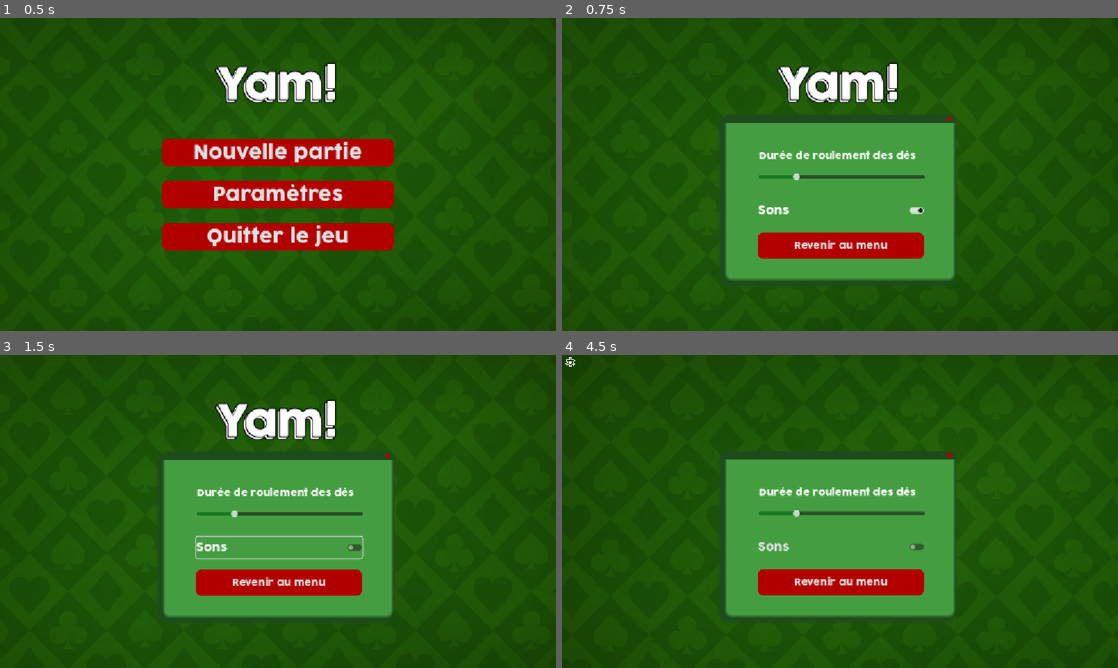
Above: before the commit, frames 1-4 (two rows, left to right).
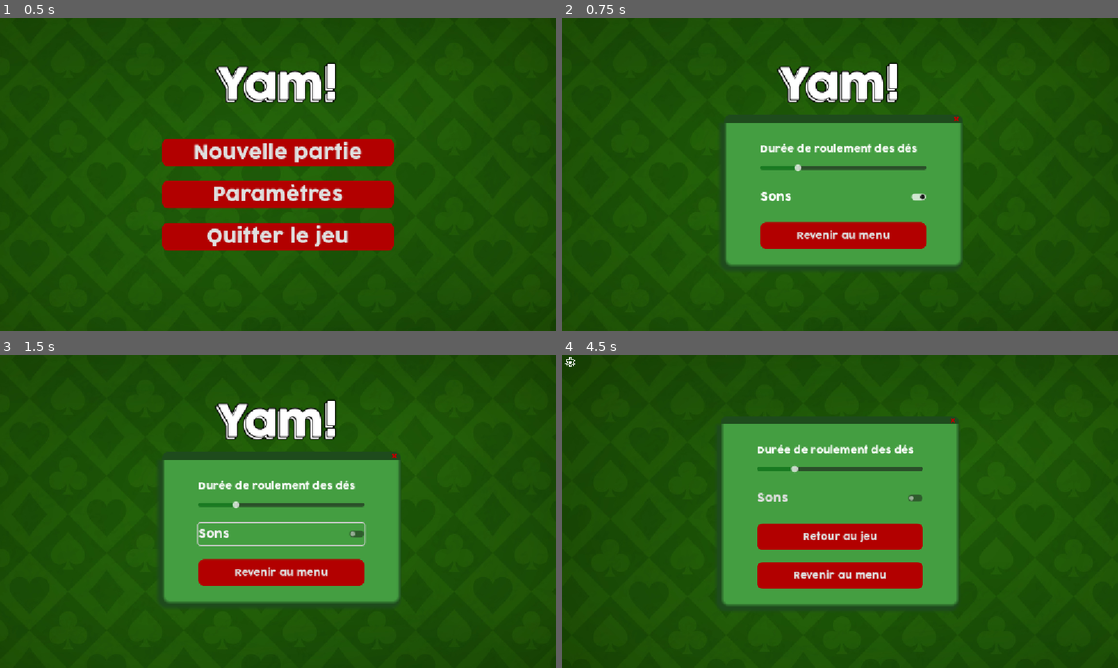
Above: after the commit, the same moments.

Repository: LaClimSx/Yam
Game: Godot game, scene res://scenes/menu.tscn
Same seed, same stepped clock (60 frames per second), same inputs: the game is played once before the commit and once after it.
Inputs (mouse positions are in pixels of both pictures, inside the frame that each line leads up to):
- Up to frame 1 (0.5 s): no input
- Up to frame 2 (0.75 s): click "Paramètres" at 0.5 s
- Up to frame 3 (1.5 s): click "Sons" at 1.25 s
- Up to frame 4 (4.5 s): click "Revenir au menu" at 2 s; click "Nouvelle partie" at 2.75 s; click "Commencer" at 3.5 s; click (573, 361) at 4.25 s

Frame 1 is identical in both runs. In frame 2, 7.4% of the frame differs, in the area x 29-72%, y 31-85%; in frame 3, 7.9%; in frame 4, 13%, in the area x 28-72%, y 19-85%.

Commit message:
update settings panels + tooltips

Diff:
--- a/art/themes/player_theme.tres
+++ b/art/themes/player_theme.tres
@@ -1,6 +1,7 @@
-[gd_resource type="Theme" load_steps=6 format=3 uid="uid://cuk8ltl1vmf5r"]
+[gd_resource type="Theme" load_steps=7 format=3 uid="uid://cuk8ltl1vmf5r"]
 
 [ext_resource type="FontFile" uid="uid://dt6is4otshqa" path="res://art/fonts/Nougat-ExtraBlack.ttf" id="1_0c6fn"]
+[ext_resource type="FontFile" uid="uid://j83fnibiuikt" path="res://art/fonts/KGRedHands.ttf" id="1_ptdtd"]
 
 [sub_resource type="StyleBoxEmpty" id="StyleBoxEmpty_0c6fn"]
 
@@ -49,3 +50,4 @@
 Button/styles/focus = SubResource("StyleBoxFlat_0c6fn")
 Button/styles/hover = SubResource("StyleBoxFlat_ptdtd")
 Button/styles/normal = SubResource("StyleBoxFlat_3vyb7")
+TooltipLabel/fonts/font = ExtResource("1_ptdtd")
--- a/scenes/main.tscn
+++ b/scenes/main.tscn
@@ -555,18 +555,16 @@
 
 [node name="SettingsPanel" parent="." instance=ExtResource("16_jbj1t")]
 visible = false
-layout_mode = 0
-anchors_preset = 0
-anchor_left = 0.0
-anchor_top = 0.0
-anchor_right = 0.0
-anchor_bottom = 0.0
-offset_left = 336.0
-offset_top = 200.0
-offset_right = 816.0
-offset_bottom = 458.0
-grow_horizontal = 1
-grow_vertical = 1
+layout_mode = 1
+anchors_preset = 8
+anchor_left = 0.5
+anchor_top = 0.5
+anchor_right = 0.5
+anchor_bottom = 0.5
+offset_left = -247.0
+offset_top = -197.0
+offset_right = 247.0
+offset_bottom = 197.0
 
 [connection signal="pressed" from="SettingsButton" to="." method="_on_settings_button_pressed"]
 [connection signal="pressed" from="Board/ButtonsLayout/ThrowButton" to="." method="_on_throw_button_pressed"]
--- a/scenes/menu.tscn
+++ b/scenes/menu.tscn
@@ -199,11 +199,6 @@
 [node name="SettingsPanel" parent="." instance=ExtResource("6_g3eks")]
 visible = false
 layout_mode = 0
-anchors_preset = 0
-anchor_left = 0.0
-anchor_top = 0.0
-anchor_right = 0.0
-anchor_bottom = 0.0
 offset_left = 336.0
 offset_top = 201.0
 offset_right = 816.0
--- a/scenes/player.tscn
+++ b/scenes/player.tscn
@@ -19,35 +19,47 @@
 [node name="NormalHands" type="Label" parent="."]
 custom_minimum_size = Vector2(0, 27)
 layout_mode = 2
+tooltip_text = "Si le total des points des mains sandard est supérieur ou égal à 63,
+un bonus de 37 points est ajouté au total"
+mouse_filter = 1
 horizontal_alignment = 1
 
 [node name="One" type="Button" parent="."]
 custom_minimum_size = Vector2(0, 23)
 layout_mode = 2
+tooltip_text = "La somme des 1 de votre main"
 
 [node name="Two" type="Button" parent="."]
 custom_minimum_size = Vector2(0, 23)
 layout_mode = 2
+tooltip_text = "La somme des 2 de votre main"
 
 [node name="Three" type="Button" parent="."]
 custom_minimum_size = Vector2(0, 23)
 layout_mode = 2
+tooltip_text = "La somme des 3 de votre main"
 
 [node name="Four" type="Button" parent="."]
 custom_minimum_size = Vector2(0, 23)
 layout_mode = 2
+tooltip_text = "La somme des 4 de votre main"
 
 [node name="Five" type="Button" parent="."]
 custom_minimum_size = Vector2(0, 23)
 layout_mode = 2
+tooltip_text = "La somme des 5 de votre main"
 
 [node name="Six" type="Button" parent="."]
 custom_minimum_size = Vector2(0, 23)
 layout_mode = 2
+tooltip_text = "La somme des 6 de votre main"
 
 [node name="NormalTotal" type="Label" parent="."]
 custom_minimum_size = Vector2(0, 27)
 layout_mode = 2
+tooltip_text = "Si le total des points des mains sandard est supérieur ou égal à 63,
+un bonus de 37 points est ajouté au total"
+mouse_filter = 1
 theme_override_font_sizes/font_size = 18
 text = "0"
 horizontal_alignment = 1
@@ -60,34 +72,52 @@
 [node name="LittleStraight" type="Button" parent="."]
 custom_minimum_size = Vector2(0, 23)
 layout_mode = 2
+tooltip_text = "Une petite suite est réalisée si votre main est composée de 1, 2, 3, 4 et 5.
+Elle rapporte 30 points"
 
 [node name="BigStraight" type="Button" parent="."]
 custom_minimum_size = Vector2(0, 23)
 layout_mode = 2
+tooltip_text = "Une grande suite est réalisée si votre main est composée de 2, 3, 4, 5 et 6.
+Elle rapporte 30 points"
 
 [node name="Triangle" type="Button" parent="."]
 custom_minimum_size = Vector2(0, 23)
 layout_mode = 2
+tooltip_text = "Un brelan est obtenu si votre main comporte au moins 3 fois le même dé.
+Il rapporte le total de la somme des dés"
 
 [node name="Full" type="Button" parent="."]
 custom_minimum_size = Vector2(0, 23)
 layout_mode = 2
+tooltip_text = "Un full est obtenu si votre main comporte un triplé et une paire de dés (yam compris).
+Il rapporte 25 points"
 
 [node name="Square" type="Button" parent="."]
 custom_minimum_size = Vector2(0, 23)
 layout_mode = 2
+tooltip_text = "Un carré est obtenu si votre main comporte au moins 4 fois le même dé.
+Il rapporte 40 points"
 
 [node name="Yam" type="Button" parent="."]
 custom_minimum_size = Vector2(0, 23)
 layout_mode = 2
+tooltip_text = "Un yam est obtenu si votre main comporte 5 fois le même dé.
+Il rapporte 50 points"
 
 [node name="Plus" type="Button" parent="."]
 custom_minimum_size = Vector2(0, 23)
 layout_mode = 2
+tooltip_text = "Le plus et le moins vont de paire.
+Si vous n'avez pas encore joué le moins ou que la somme des dés est supérieure ou égale au moins,
+le plus rapporte cette somme"
 
 [node name="Minus" type="Button" parent="."]
 custom_minimum_size = Vector2(0, 23)
 layout_mode = 2
+tooltip_text = "Le plus et le moins vont de paire.
+Si vous n'avez pas encore joué le plus ou que la somme des dés est inférieure ou égale au moins,
+le moins rapporte cette somme"
 
 [node name="ComplexTotal" type="Label" parent="."]
 custom_minimum_size = Vector2(0, 27)
@@ -99,6 +129,9 @@
 [node name="Total" type="Label" parent="."]
 custom_minimum_size = Vector2(0, 30)
 layout_mode = 2
+tooltip_text = "Si le total des points des mains sandard est supérieur ou égal à 63,
+un bonus de 37 points est ajouté au total"
+mouse_filter = 1
 theme_override_font_sizes/font_size = 20
 text = "0"
 horizontal_alignment = 1
--- a/scenes/settings_panel.tscn
+++ b/scenes/settings_panel.tscn
@@ -4,51 +4,37 @@
 [ext_resource type="Theme" uid="uid://dyo1wb3t733tx" path="res://art/themes/main_theme.tres" id="1_tl2iu"]
 [ext_resource type="Script" uid="uid://bwdv6ol4tp7bk" path="res://scripts/settings_panel.gd" id="2_54ti7"]
 
-[sub_resource type="StyleBoxFlat" id="StyleBoxFlat_bu2hm"]
+[sub_resource type="StyleBoxFlat" id="StyleBoxFlat_i6lef"]
+bg_color = Color(0.116223, 0.294445, 0.109871, 1)
+corner_radius_top_left = 12
+corner_radius_top_right = 12
+
+[sub_resource type="StyleBoxFlat" id="StyleBoxFlat_54ti7"]
 bg_color = Color(0.266667, 0.619608, 0.254902, 1)
 border_width_left = 7
-border_width_top = 7
 border_width_right = 7
 border_width_bottom = 7
 border_color = Color(0.138554, 0.340711, 0.131379, 1)
 border_blend = true
-corner_radius_top_left = 15
-corner_radius_top_right = 15
 corner_radius_bottom_right = 15
 corner_radius_bottom_left = 15
 shadow_color = Color(0.116223, 0.294445, 0.109871, 1)
 shadow_size = 9
 shadow_offset = Vector2(-5, 5)
 
-[sub_resource type="StyleBoxFlat" id="StyleBoxFlat_i6lef"]
-bg_color = Color(0.116223, 0.294445, 0.109871, 1)
-corner_radius_top_left = 12
-corner_radius_top_right = 12
-
-[node name="SettingsPanel" type="Panel"]
+[node name="SettingsPanel" type="VBoxContainer"]
 custom_minimum_size = Vector2(480, 344)
-anchors_preset = 8
-anchor_left = 0.5
-anchor_top = 0.5
-anchor_right = 0.5
-anchor_bottom = 0.5
-offset_left = -240.0
-offset_top = -74.0
-offset_right = 240.0
-offset_bottom = 270.0
+offset_right = 494.0
+offset_bottom = 344.0
 grow_horizontal = 2
 grow_vertical = 2
 theme = ExtResource("1_tl2iu")
-theme_override_styles/panel = SubResource("StyleBoxFlat_bu2hm")
+theme_override_constants/separation = 0
 script = ExtResource("2_54ti7")
 
 [node name="TopBar" type="Panel" parent="."]
-custom_minimum_size = Vector2(0, 16)
-layout_mode = 1
-anchors_preset = 10
-anchor_right = 1.0
-offset_bottom = 16.0
-grow_horizontal = 2
+custom_minimum_size = Vector2(480, 16)
+layout_mode = 2
 theme_override_styles/panel = SubResource("StyleBoxFlat_i6lef")
 
 [node name="CloseSettings" type="TextureButton" parent="TopBar"]
@@ -68,47 +54,64 @@
 ignore_texture_size = true
 stretch_mode = 4
 
-[node name="SpeedLabel" type="Label" parent="."]
-layout_mode = 0
-offset_left = 72.0
-offset_top = 70.0
-offset_right = 416.0
-offset_bottom = 99.0
+[node name="PanelContainer" type="PanelContainer" parent="."]
+layout_mode = 2
+theme_override_styles/panel = SubResource("StyleBoxFlat_54ti7")
+
+[node name="MarginContainer" type="MarginContainer" parent="PanelContainer"]
+layout_mode = 2
+theme_override_constants/margin_left = 68
+theme_override_constants/margin_top = 40
+theme_override_constants/margin_right = 68
+theme_override_constants/margin_bottom = 30
+
+[node name="VBoxContainer" type="VBoxContainer" parent="PanelContainer/MarginContainer"]
+custom_minimum_size = Vector2(344, 0)
+layout_mode = 2
+theme_override_constants/separation = 30
+
+[node name="SpeedVBox" type="VBoxContainer" parent="PanelContainer/MarginContainer/VBoxContainer"]
+layout_mode = 2
+theme_override_constants/separation = 16
+
+[node name="SpeedLabel" type="Label" parent="PanelContainer/MarginContainer/VBoxContainer/SpeedVBox"]
+layout_mode = 2
 theme_override_font_sizes/font_size = 20
 text = "Durée de roulement des dés"
 
-[node name="SpeedSlider" type="HSlider" parent="."]
-layout_mode = 0
-offset_left = 72.0
-offset_top = 120.0
-offset_right = 416.0
-offset_bottom = 136.0
+[node name="SpeedSlider" type="HSlider" parent="PanelContainer/MarginContainer/VBoxContainer/SpeedVBox"]
+custom_minimum_size = Vector2(0, 16)
+layout_mode = 2
 min_value = 1.0
 max_value = 15.0
 value = 4.0
 ticks_on_borders = true
 
-[node name="SoundSettings" type="CheckButton" parent="."]
+[node name="SoundSettings" type="CheckButton" parent="PanelContainer/MarginContainer/VBoxContainer"]
 custom_minimum_size = Vector2(0, 45)
-layout_mode = 0
-offset_left = 70.0
-offset_top = 175.0
-offset_right = 415.0
-offset_bottom = 220.0
+layout_mode = 2
 theme_override_font_sizes/font_size = 24
 button_pressed = true
 text = "Sons"
 
-[node name="MenuButton" type="Button" parent="."]
-layout_mode = 0
-offset_left = 70.0
-offset_top = 243.0
-offset_right = 414.0
-offset_bottom = 298.0
+[node name="VBoxContainer" type="VBoxContainer" parent="PanelContainer/MarginContainer/VBoxContainer"]
+layout_mode = 2
+theme_override_constants/separation = 25
+
+[node name="ReturnButton" type="Button" parent="PanelContainer/MarginContainer/VBoxContainer/VBoxContainer"]
+custom_minimum_size = Vector2(0, 55)
+layout_mode = 2
+theme_override_font_sizes/font_size = 20
+text = "Retour au jeu"
+
+[node name="MenuButton" type="Button" parent="PanelContainer/MarginContainer/VBoxContainer/VBoxContainer"]
+custom_minimum_size = Vector2(0, 55)
+layout_mode = 2
 theme_override_font_sizes/font_size = 20
 text = "Revenir au menu"
 
 [connection signal="pressed" from="TopBar/CloseSettings" to="." method="_on_close_settings_pressed"]
-[connection signal="drag_ended" from="SpeedSlider" to="." method="_on_speed_slider_drag_ended"]
-[connection signal="toggled" from="SoundSettings" to="." method="_on_sound_settings_toggled"]
-[connection signal="pressed" from="MenuButton" to="." method="_on_menu_button_pressed"]
+[connection signal="drag_ended" from="PanelContainer/MarginContainer/VBoxContainer/SpeedVBox/SpeedSlider" to="." method="_on_speed_slider_drag_ended"]
+[connection signal="toggled" from="PanelContainer/MarginContainer/VBoxContainer/SoundSettings" to="." method="_on_sound_settings_toggled"]
+[connection signal="pressed" from="PanelContainer/MarginContainer/VBoxContainer/VBoxContainer/ReturnButton" to="." method="_on_close_settings_pressed"]
+[connection signal="pressed" from="PanelContainer/MarginContainer/VBoxContainer/VBoxContainer/MenuButton" to="." method="_on_menu_button_pressed"]
--- a/scripts/main.gd
+++ b/scripts/main.gd
@@ -207,7 +207,6 @@
 	visibilities = {board: board.visible, grid: grid.visible, $EndScreen: $EndScreen.visible}
 	for panel in visibilities:
 		if visibilities[panel]:
-			print(panel)
 			panel.visible = false
 	$SettingsPanel.update()
 	$SettingsPanel.visible = true
@@ -217,7 +216,6 @@
 	AudioPlayer.play_sound("click")
 	for panel in visibilities:
 		if visibilities[panel]:
-			print(panel)
 			panel.visible = true
 
 
--- a/scripts/menu.gd
+++ b/scripts/menu.gd
@@ -5,6 +5,7 @@
 	if !Global.ready:
 		await Global.ready
 	$PlayerSettings/VBoxContainer/HBoxContainer/Count.text = str(Global.player_nb)
+	$SettingsPanel/PanelContainer/MarginContainer/VBoxContainer/VBoxContainer/ReturnButton.visible = false
 
 
 func _on_start_pressed():
--- a/scripts/settings_panel.gd
+++ b/scripts/settings_panel.gd
@@ -1,11 +1,11 @@
-extends Panel
+extends VBoxContainer
 class_name SettingsPanel
 
 signal closed
 
 func update():
-	$SpeedSlider.value = Global.max_rolling_time
-	$SoundSettings.button_pressed = Global.sound_on
+	$PanelContainer/MarginContainer/VBoxContainer/SpeedVBox/SpeedSlider.value = Global.max_rolling_time
+	$PanelContainer/MarginContainer/VBoxContainer/SoundSettings.button_pressed = Global.sound_on
 
 func _on_close_settings_pressed():
 	AudioPlayer.play_sound("click")
@@ -15,7 +15,7 @@
 
 func _on_speed_slider_drag_ended(value_changed):
 	if value_changed:
-		Global.max_rolling_time = $SpeedSlider.value
+		Global.max_rolling_time = $PanelContainer/MarginContainer/VBoxContainer/SpeedVBox/SpeedSlider.value
 
 
 func _on_sound_settings_toggled(_toggled_on):
Not shown, changed: export_presets.cfg
